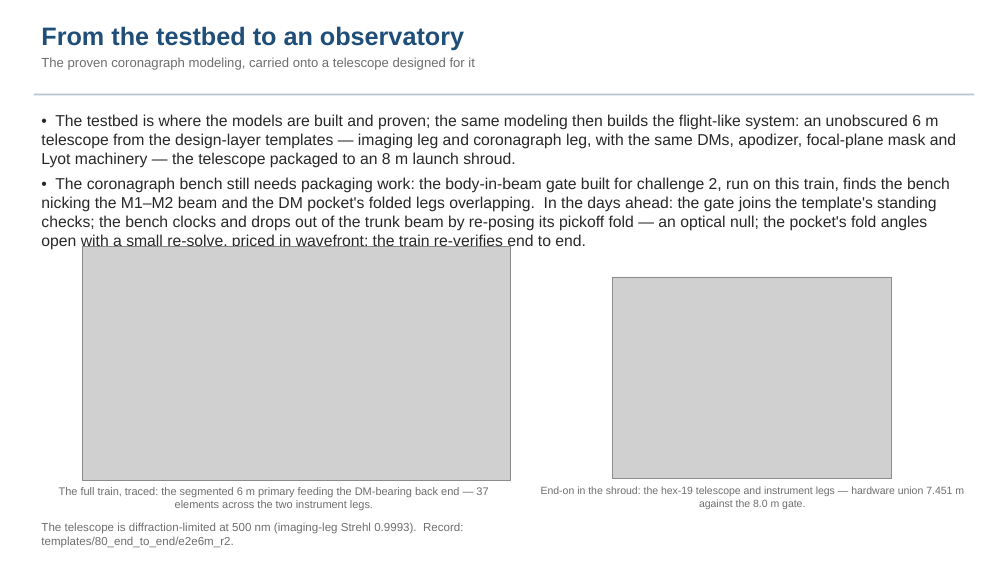
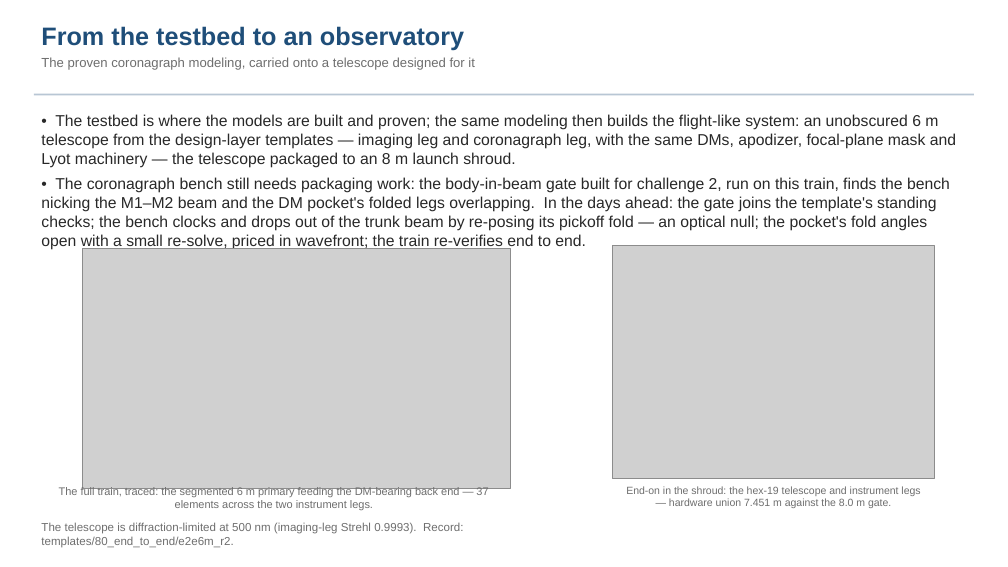
Before and after one commit to nasa-jpl/macos, a slide deck: slide 20 of demo_session/deck_keysight.pptx. Drawn at 1008x567 pixels with LibreOffice and Linux fonts; fonts in the diff are those of the drawing; grey boxes stand for pictures. Boxes give left, top, right and bottom in pixels: in the first picture for what was removed or moved away, otherwise in the second. Text is boxed around its words. In the diff, an @@ line names an element or a change of style, - is before the commit and + after.

```diff
--- a/demo_session/deck_keysight.pptx
+++ b/demo_session/deck_keysight.pptx
@@ picture: place and size @@
-picture at (82, 247, 510, 480)
+picture at (82, 249, 510, 488)
@@ picture: place and size @@
-picture at (613, 277, 892, 479)
+picture at (613, 246, 935, 479)
@@ text "End-on in the shroud: the ..." rewrapped from (541, 486, 964, 509) to (626, 486, 920, 508) @@
```
Also in this commit, not shown: 1 other slide changed, 2 other files.
